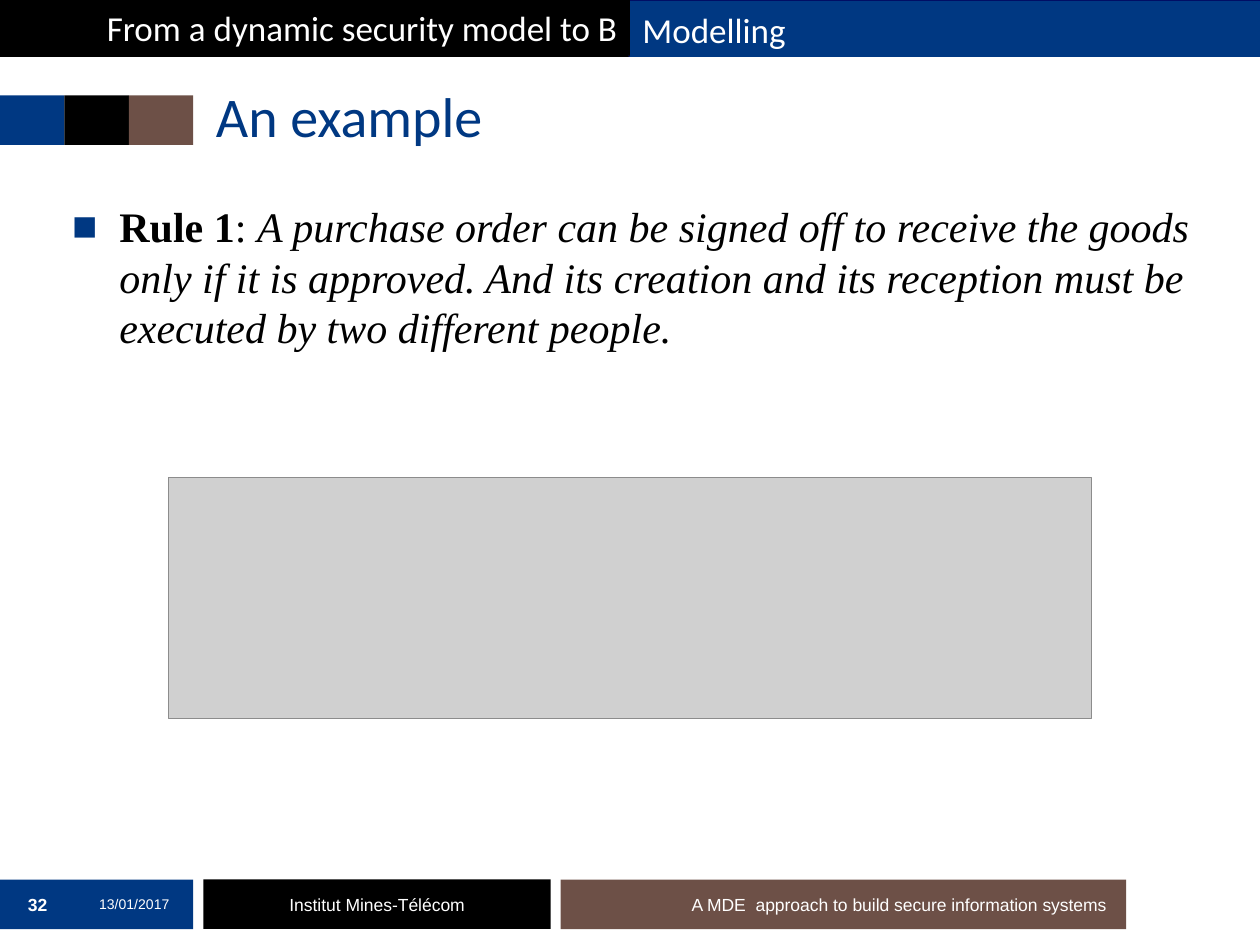
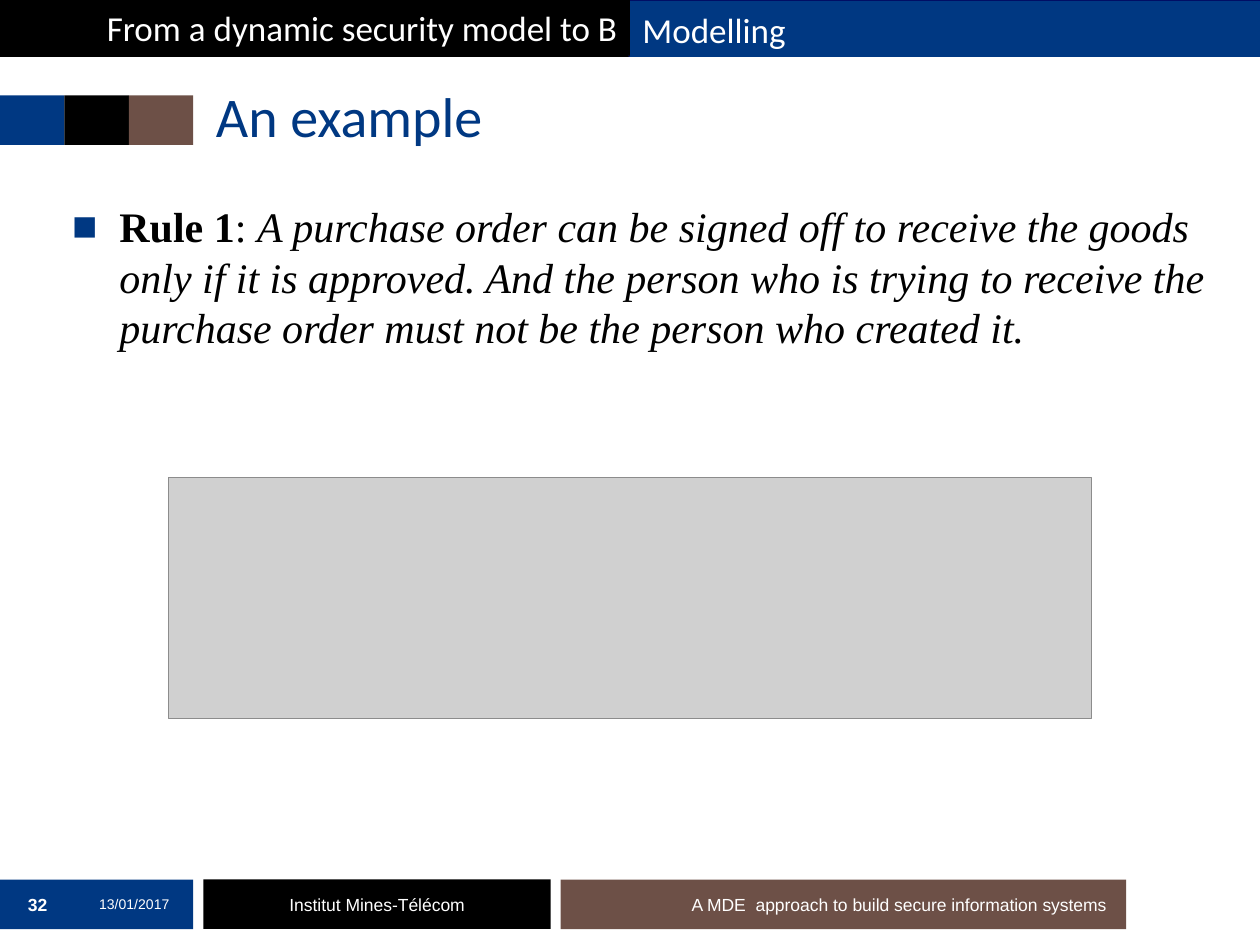
Before and after one commit to mai-ng/phdDefense, a slide deck: slide 32 of slides/presentation-defense.pptx. Drawn at 1260x945 pixels with LibreOffice and Linux fonts; fonts in the diff are those of the drawing; grey boxes stand for pictures; background and template pictures are left out. Boxes give left, top, right and bottom in pixels: in the first picture for what was removed or moved away, otherwise in the second. Text is boxed around its words. In the diff, an @@ line names an element or a change of style, - is before the commit and + after.

```diff
--- a/slides/presentation-defense.pptx
+++ b/slides/presentation-defense.pptx
@@ text at box(119, 212, 1204, 352): text changed @@
-■ Rule 1: A purchase order can be signed off to receive the goods only if it is approved. And its creation and its reception must be executed by two different people.
+■ Rule 1: A purchase order can be signed off to receive the goods only if it is approved. And the person who is trying to receive the purchase order must not be the person who created it.
```
Also in this commit, not shown: 11 other slides changed.
